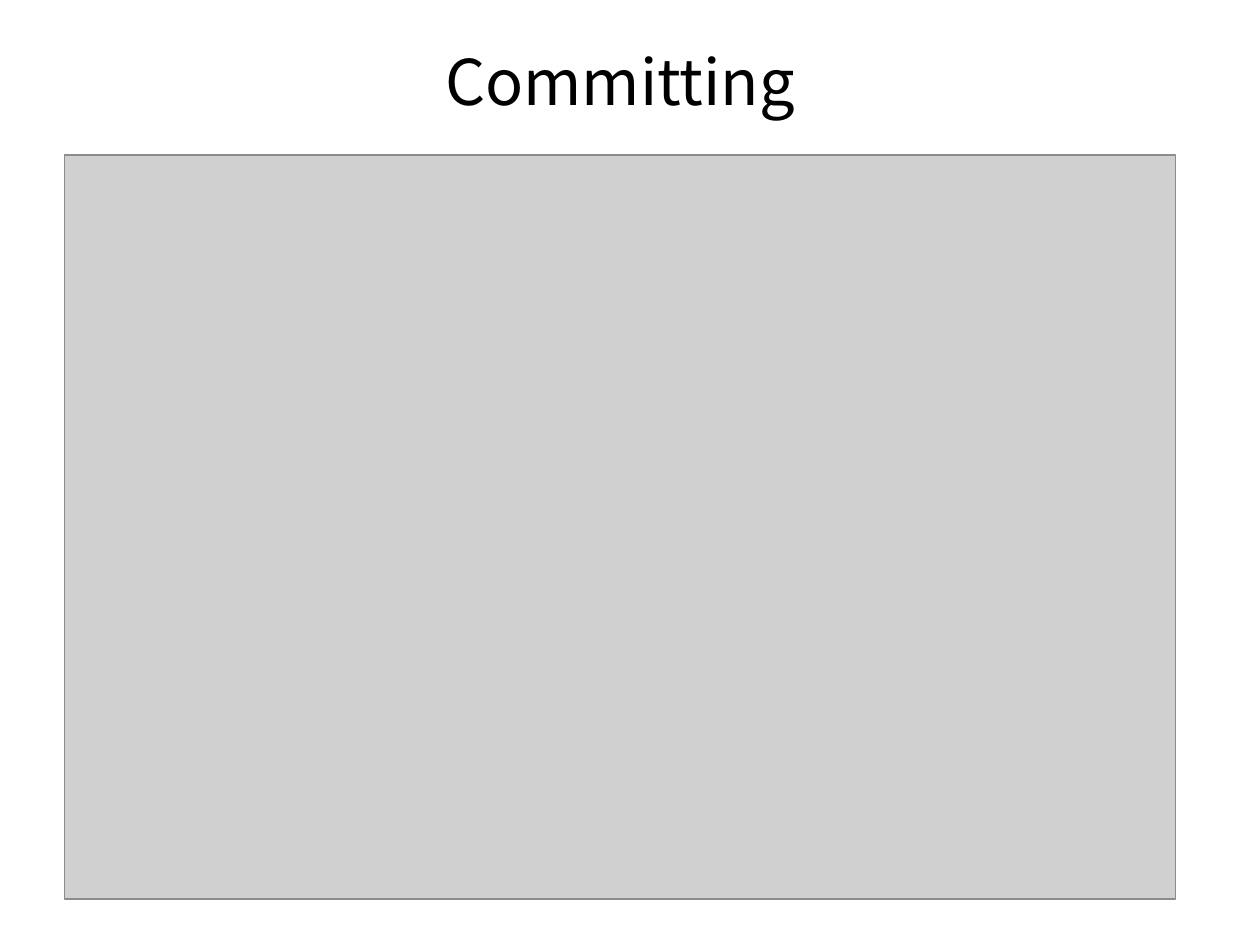
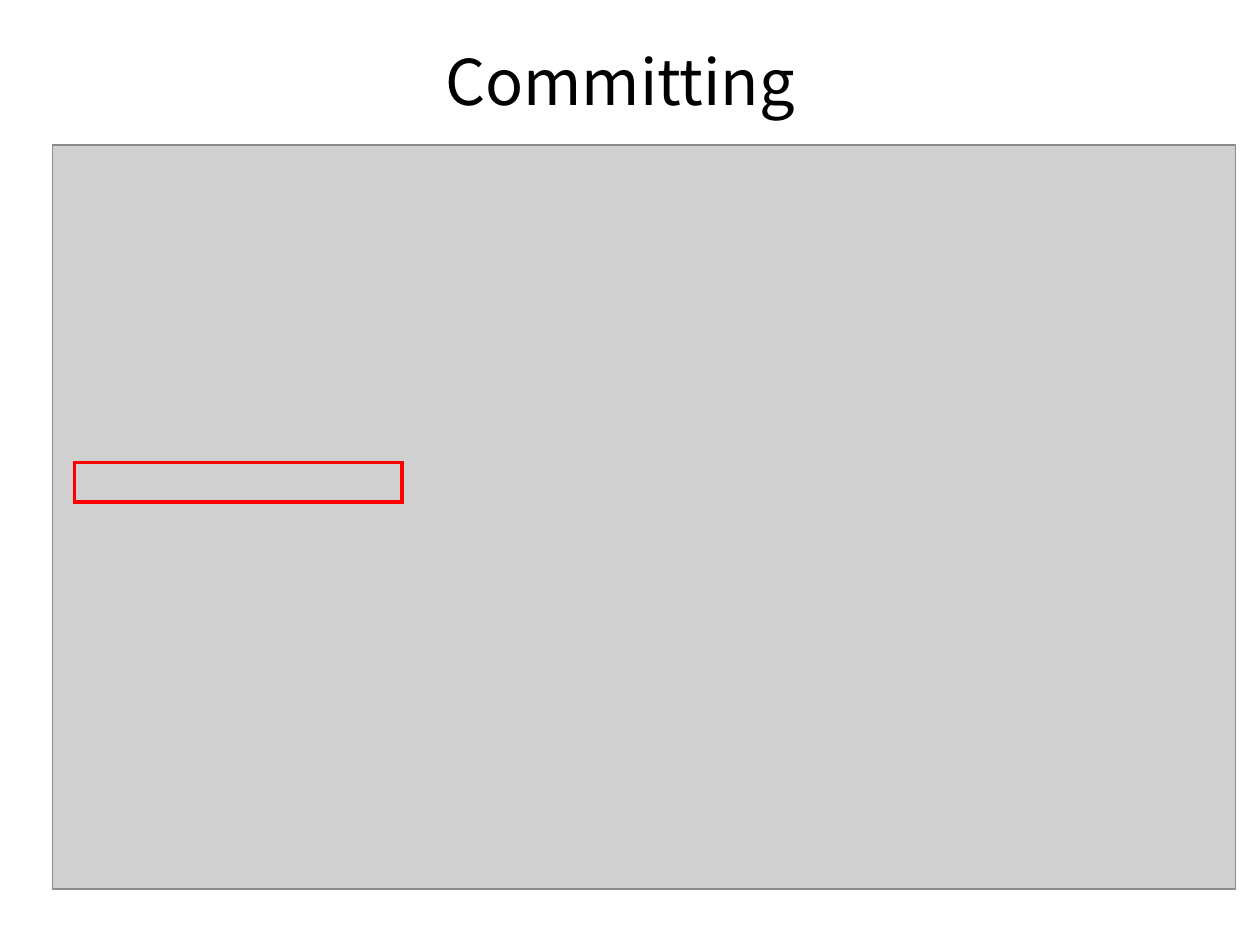
Before and after one commit to seiching/pythonclass, a slide deck: slide 19 of 0921_Class/Python安裝.ppt. Drawn at 1260x945 pixels with LibreOffice and Linux fonts; fonts in the diff are those of the drawing; grey boxes stand for pictures. Boxes give left, top, right and bottom in pixels: in the first picture for what was removed or moved away, otherwise in the second. Text is boxed around its words. In the diff, an @@ line names an element or a change of style, - is before the commit and + after.

Commit message:
Finish .ppt

```diff
--- a/0921_Class/Python安裝.ppt
+++ b/0921_Class/Python安裝.ppt
@@ picture: place and size @@
-picture at (64,155,1176,898)
+picture at (52,145,1235,890)
@@ rectangle added at (74,462,402,501), outline #FF0000 2.01 pt @@
```
